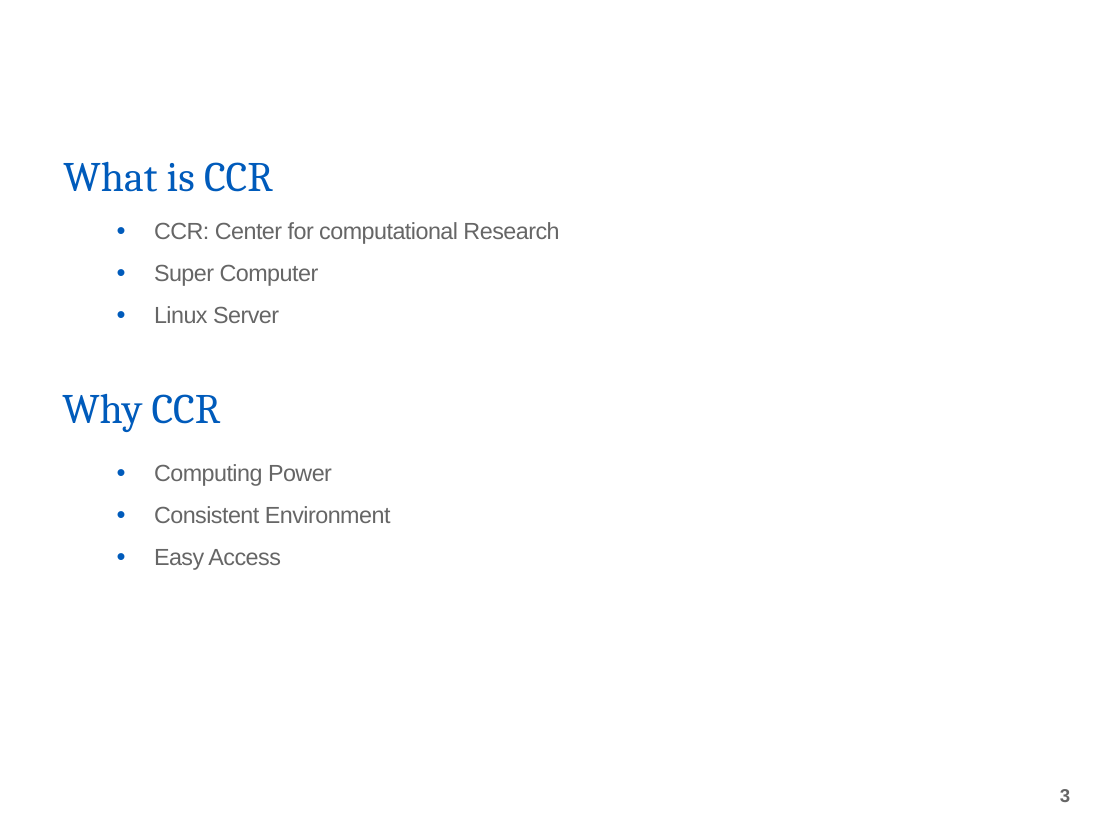
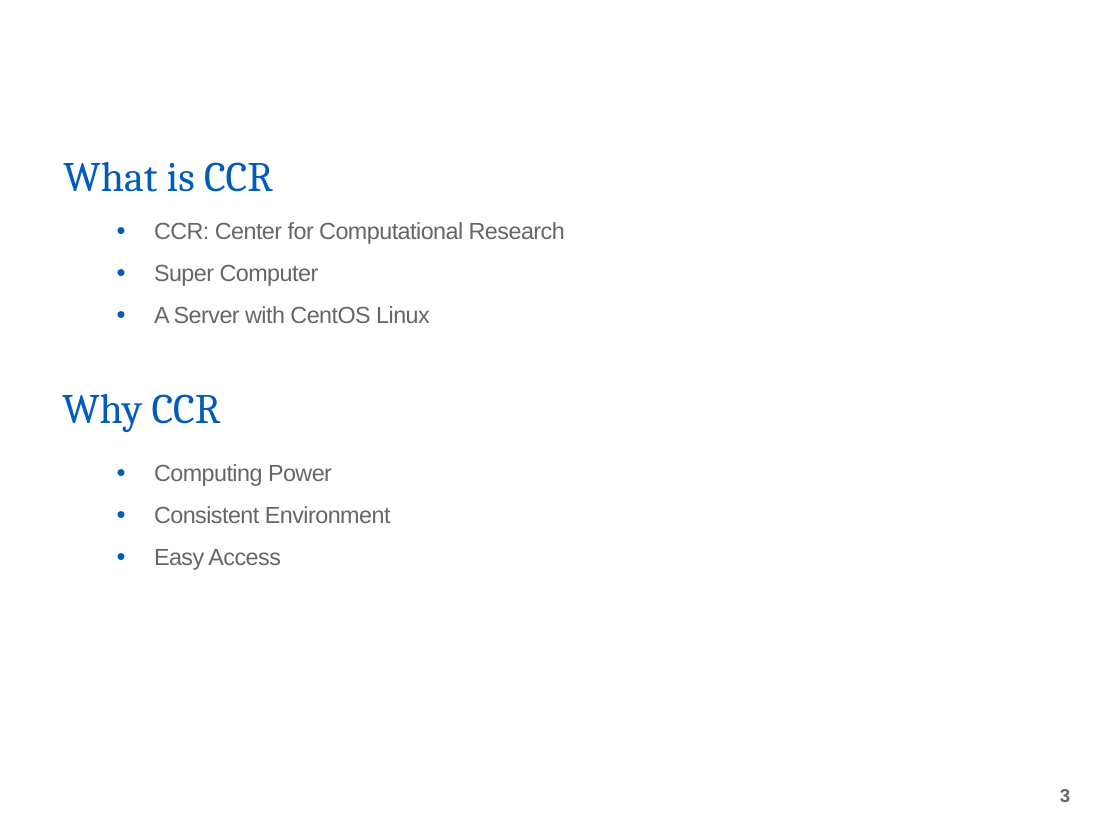
Before and after one commit to tidues/Intro-to-Linux-Server, a slide deck: slide 3 of IntroToLinuxServer.odp. Drawn at 1120x840 pixels with LibreOffice and Linux fonts; fonts in the diff are those of the drawing; background and template pictures are left out. Boxes give left, top, right and bottom in pixels: in the first picture for what was removed or moved away, otherwise in the second. Text is boxed around its words. In the diff, an @@ line names an element or a change of style, - is before the commit and + after.

```diff
--- a/IntroToLinuxServer.odp
+++ b/IntroToLinuxServer.odp
@@ text at box(154, 222, 565, 244): text changed @@
-• CCR: Center for computational Research
+• CCR: Center for Computational Research
@@ text at box(154, 306, 430, 323): text changed @@
-• Linux Server
+• A Server with CentOS Linux
```
Also in this commit, not shown: 13 other slides changed, 27 other files.
